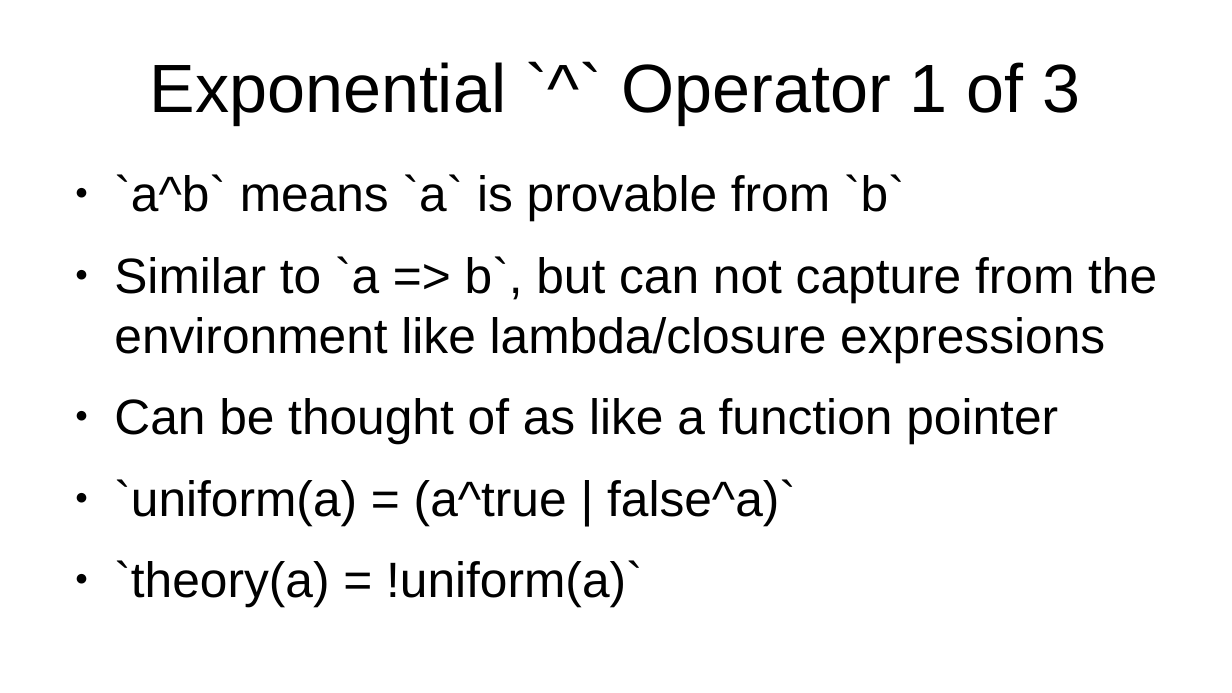
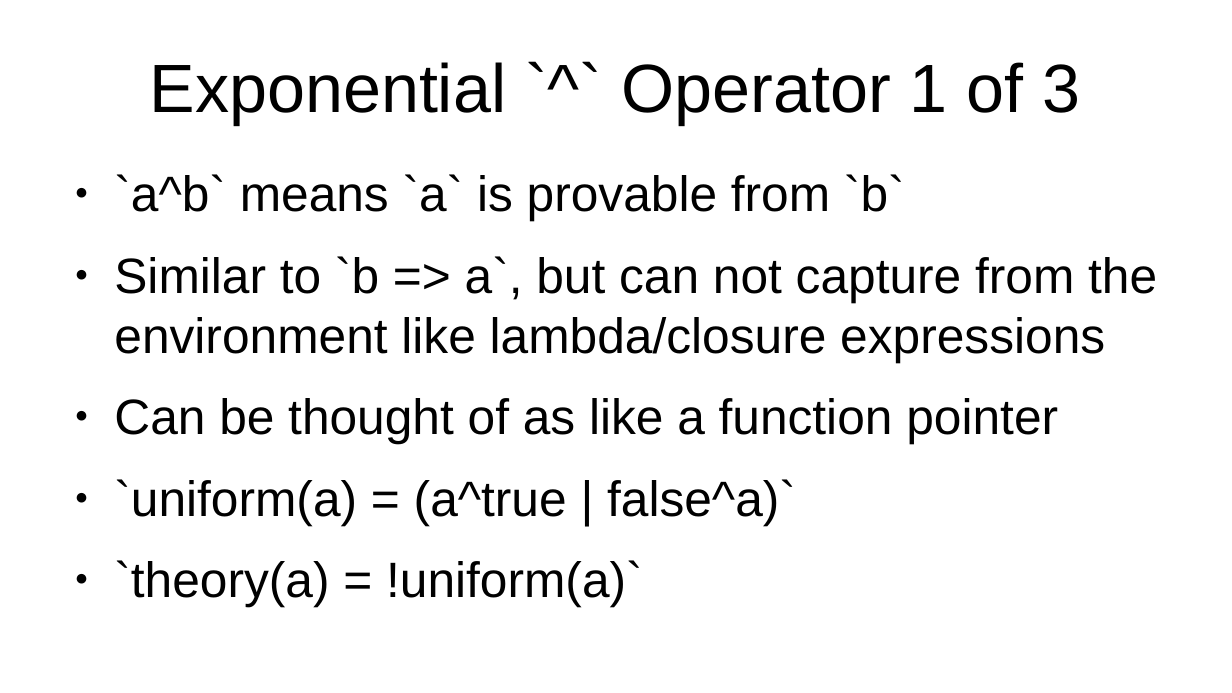
Before and after one commit to advancedresearch/path_semantics, a slide deck: slide 5 of papers-wip2/introduction-to-psq.odp. Drawn at 1232x693 pixels with LibreOffice and Linux fonts; fonts in the diff are those of the drawing. Boxes give left, top, right and bottom in pixels: in the first picture for what was removed or moved away, otherwise in the second. Text is boxed around its words. In the diff, an @@ line names an element or a change of style, - is before the commit and + after.

```diff
--- a/papers-wip2/introduction-to-psq.odp
+++ b/papers-wip2/introduction-to-psq.odp
@@ text at [114,256,1157,362]: text changed @@
-● Similar to `a => b`, but can not capture from the environment like lambda/closure expressions
+● Similar to `b => a`, but can not capture from the environment like lambda/closure expressions
```
Also in this commit, not shown: 3 other slides changed, 1 other file.
